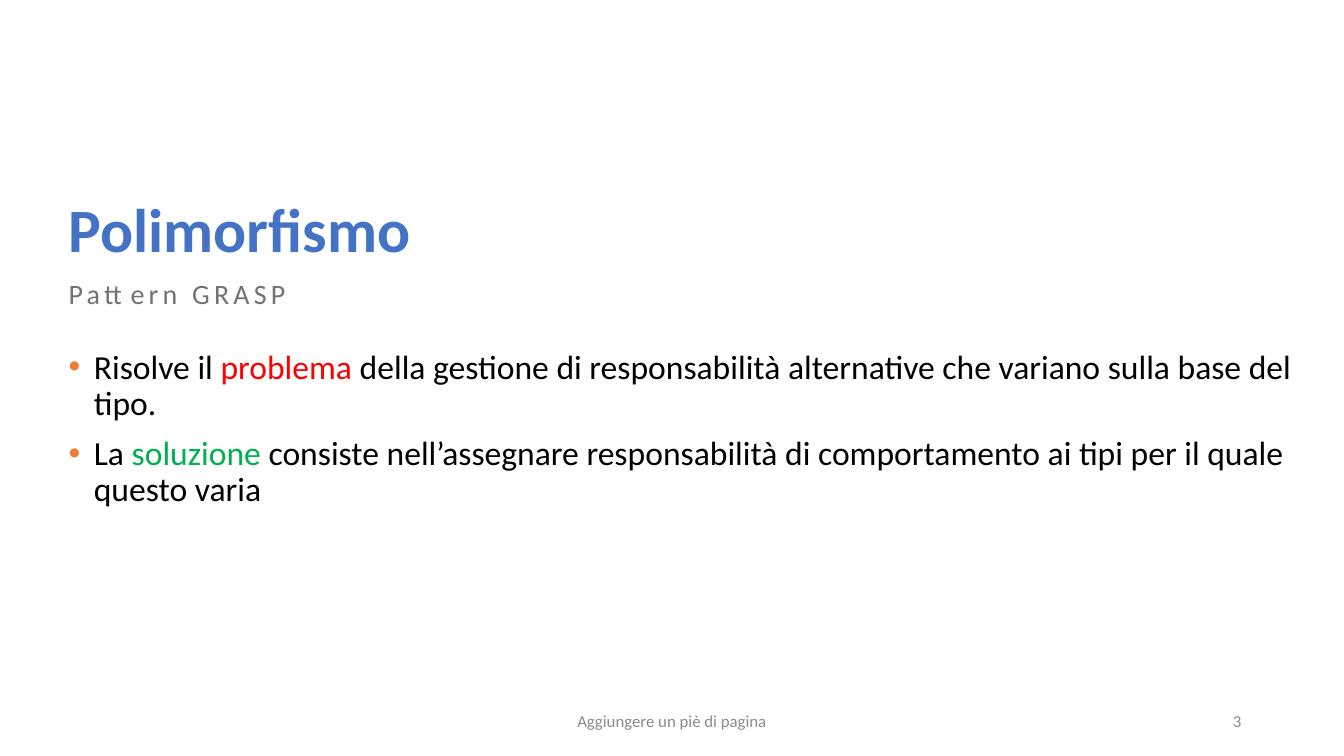
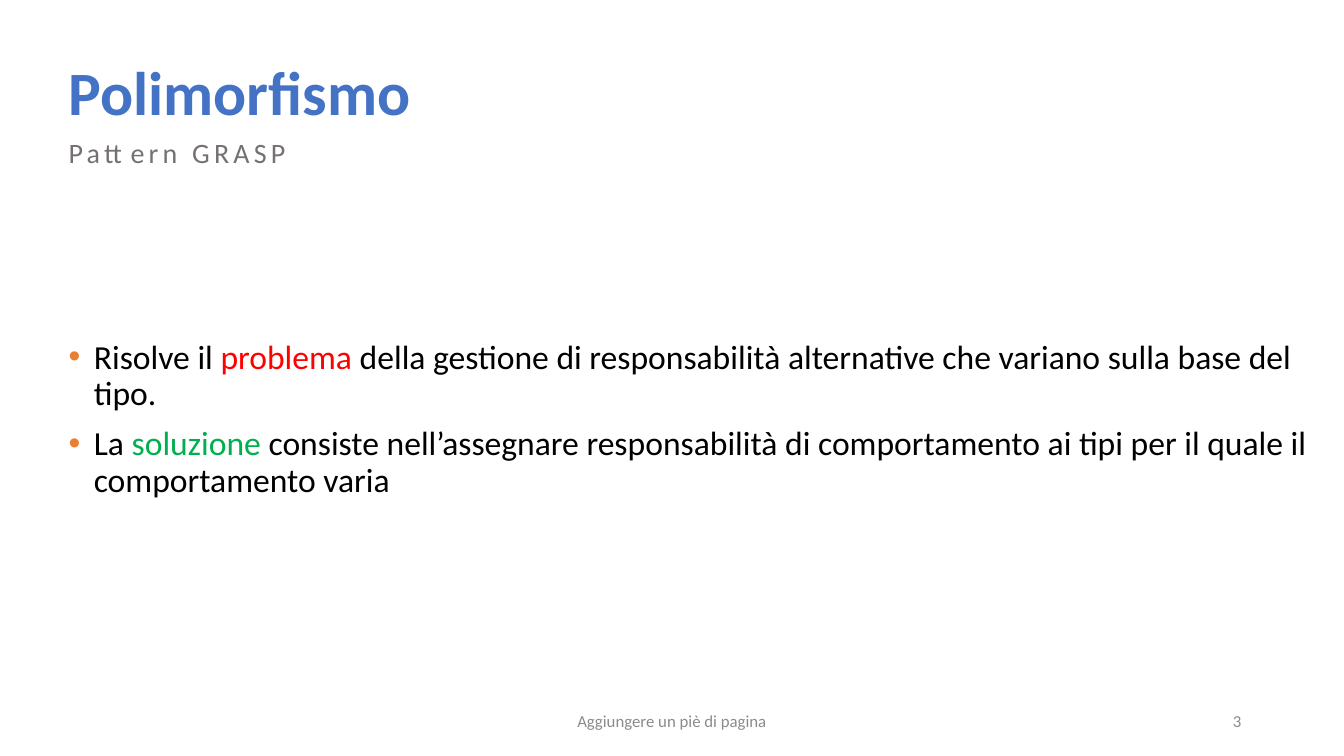
Before and after one commit to salvalai-matteo/EventBookDocumentation, a slide deck: slide 3 of Progetto Ingegneria SW.pptx. Drawn at 1344x756 pixels with LibreOffice and Linux fonts; fonts in the diff are those of the drawing. Boxes give left, top, right and bottom in pixels: in the first picture for what was removed or moved away, otherwise in the second. Text is boxed around its words. In the diff, an @@ line names an element or a change of style, - is before the commit and + after.

```diff
--- a/Progetto Ingegneria SW.pptx
+++ b/Progetto Ingegneria SW.pptx
@@ title "Polimorfismo": place and size @@
-title "Polimorfismo" at [69, 208, 411, 253]
+title "Polimorfismo" at [69, 71, 411, 116]
@@ text "Pattern GRASP": place and size @@
-text "Pattern GRASP" at [58, 275, 868, 343]
+text "Pattern GRASP" at [58, 134, 868, 202]
@@ text "Risolve il problema della gestione ...": place and size @@
-text "Risolve il problema della gestione ..." at [94, 355, 1291, 507]
+text "Risolve il problema della gestione ..." at [94, 345, 1306, 498]
@@ text at [94, 431, 1306, 498]: text changed @@
-• La soluzione consiste nell’assegnare responsabilità di comportamento ai tipi per il quale questo varia
+• La soluzione consiste nell’assegnare responsabilità di comportamento ai tipi per il quale il comportamento varia
```
Also in this commit, not shown: 26 other slides changed, 1 slide added, 4 slides removed.
